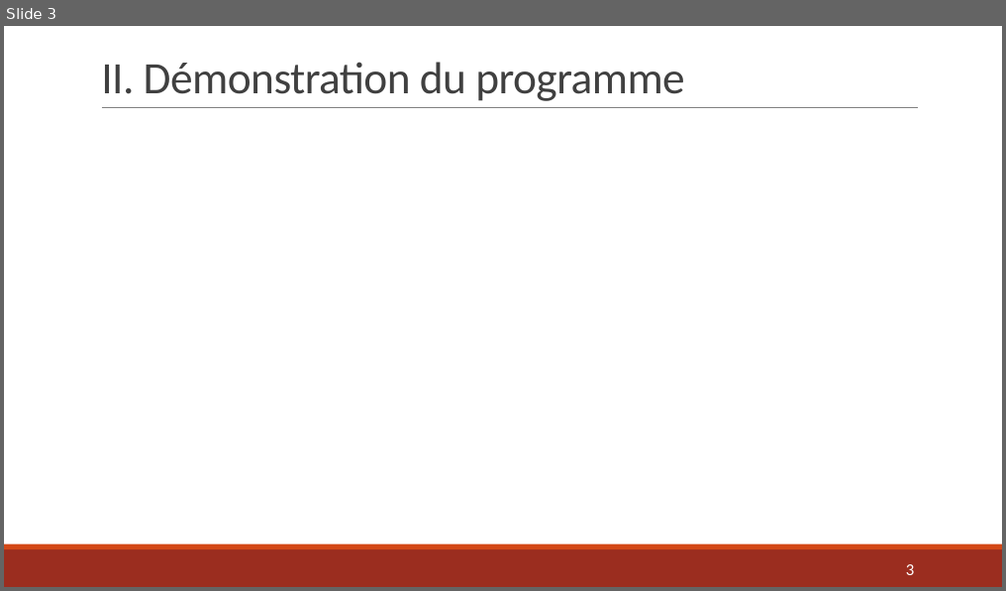
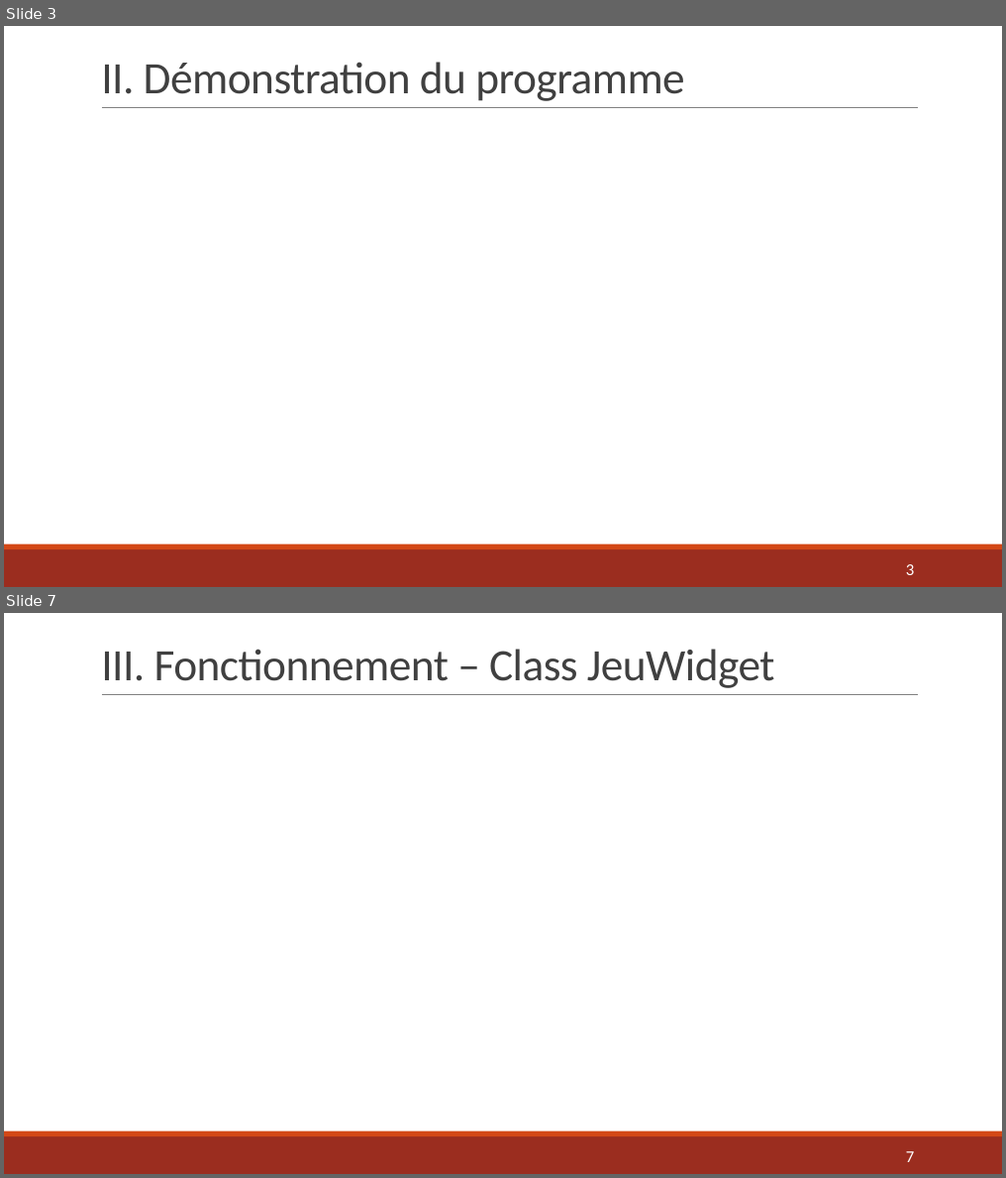
Before and after one commit to AlexandraDarco/prog_2048, a slide deck: Projet Info – Jeu 2048.pptx. Shown one above the other, each under a label of ours: slide 3 before the commit, slides 3 and 7 after it; the slides between them are not shown. The pictures are 1006x591 and 1006x1178 pixels, drawn with LibreOffice and Linux fonts; fonts in the diff are those of the drawing. Boxes give left, top, right and bottom in pixels: in the first picture for what was removed or moved away, otherwise in the second. Text is boxed around its words. In the diff, an @@ line names an element or a change of style, - is before the commit and + after.

```diff
--- a/Projet Info – Jeu 2048.pptx
+++ b/Projet Info – Jeu 2048.pptx
@@ slide 7 added at (4, 613, 1002, 1174), background #FFFFFF; not listed: 3 template elements that a slide beside it also shows @@
@@ title added at (101, 649, 775, 688), 43.2 pt, text #404040 @@
+III. Fonctionnement – Class JeuWidget
@@ page number added at (906, 1152, 914, 1162), 16 pt, text #FFFFFF @@
+7
```
Also in this commit, not shown: 1 slide changed, 2 other slides added, 1 other file.
